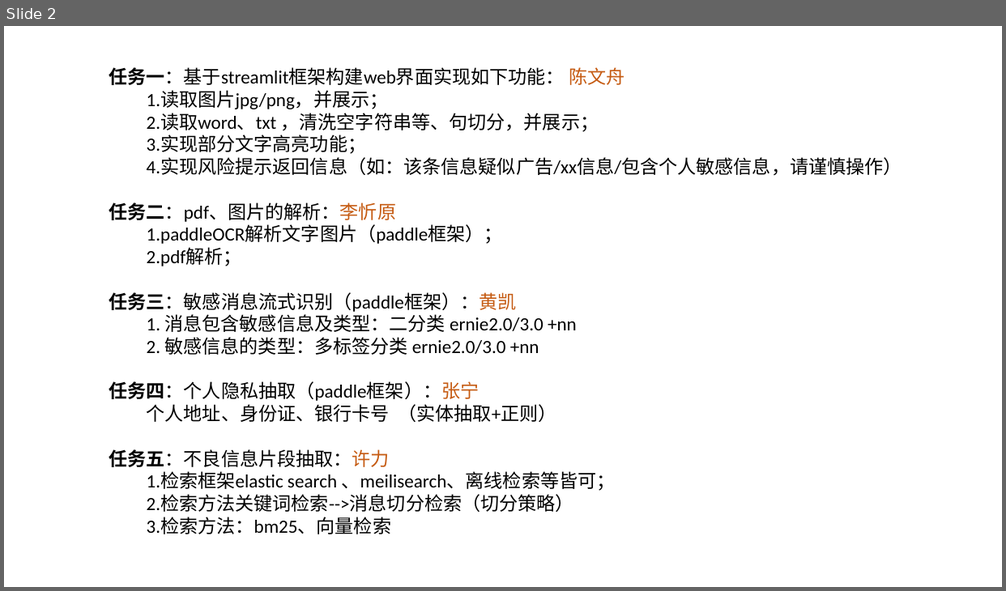
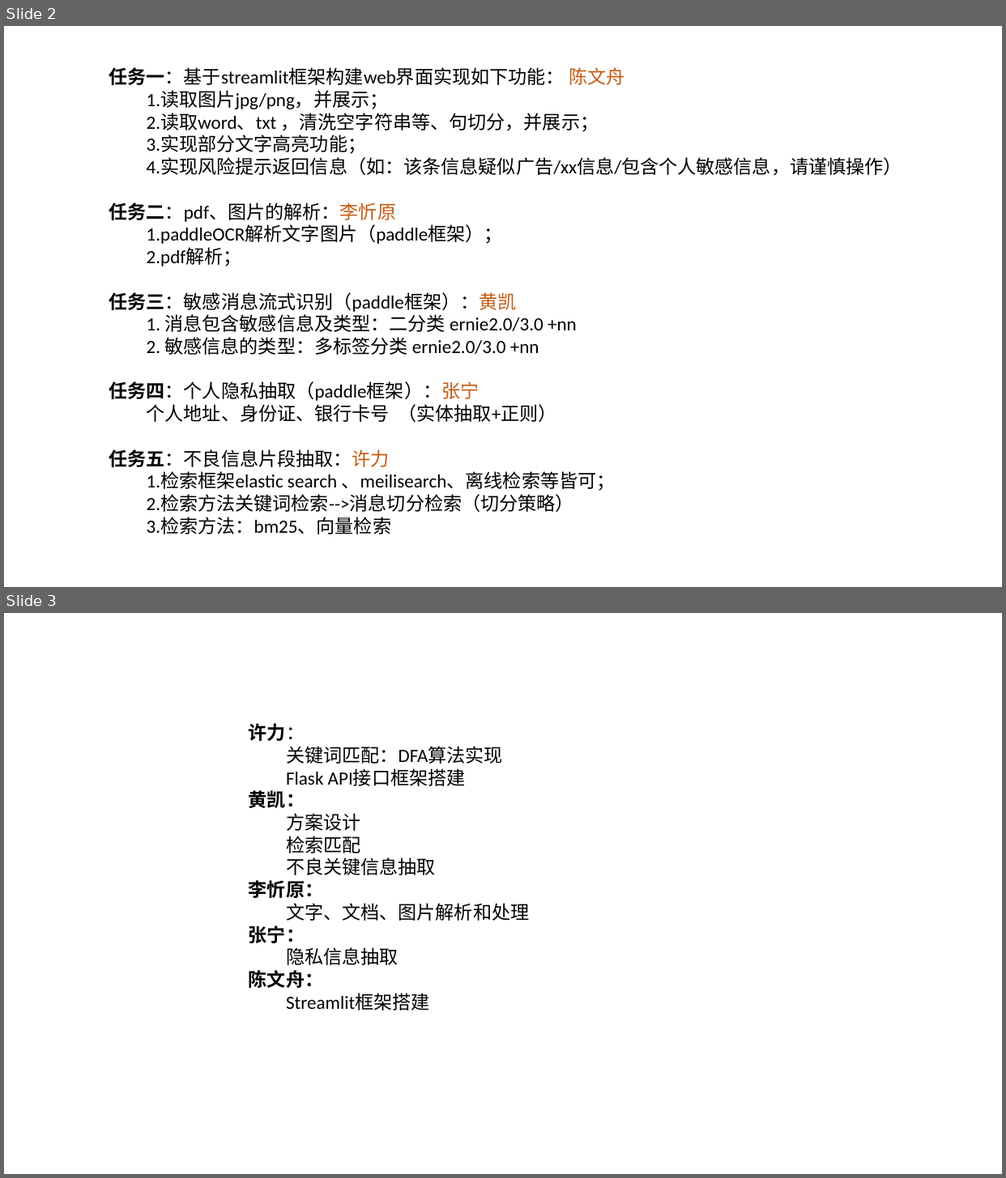
Before and after one commit to KATEhuang920909/qiji_compet, a slide deck: 流程图.pptx. Shown one above the other, each under a label of ours: slide 2 before the commit, slides 2 and 3 after it. The pictures are 1006x591 and 1006x1178 pixels, drawn with LibreOffice and Linux fonts; fonts in the diff are those of the drawing. Boxes give left, top, right and bottom in pixels: in the first picture for what was removed or moved away, otherwise in the second. Text is boxed around its words. In the diff, an @@ line names an element or a change of style, - is before the commit and + after.

```diff
--- a/流程图.pptx
+++ b/流程图.pptx
@@ slide 3 added at <box>4,613,1002,1174</box>, background #FFFFFF @@
@@ text added at <box>249,723,529,1011</box>, 18 pt, text #000000 @@
+许力：
+关键词匹配：DFA算法实现
+Flask API接口框架搭建
+黄凯：
+方案设计
+检索匹配
+不良关键信息抽取
+李忻原：
+文字、文档、图片解析和处理
+张宁：
+隐私信息抽取
+陈文舟：
+Streamlit框架搭建
```
Also in this commit, not shown: 2 slides changed, 2 other slides added, 1 slide removed, 9 other files.
